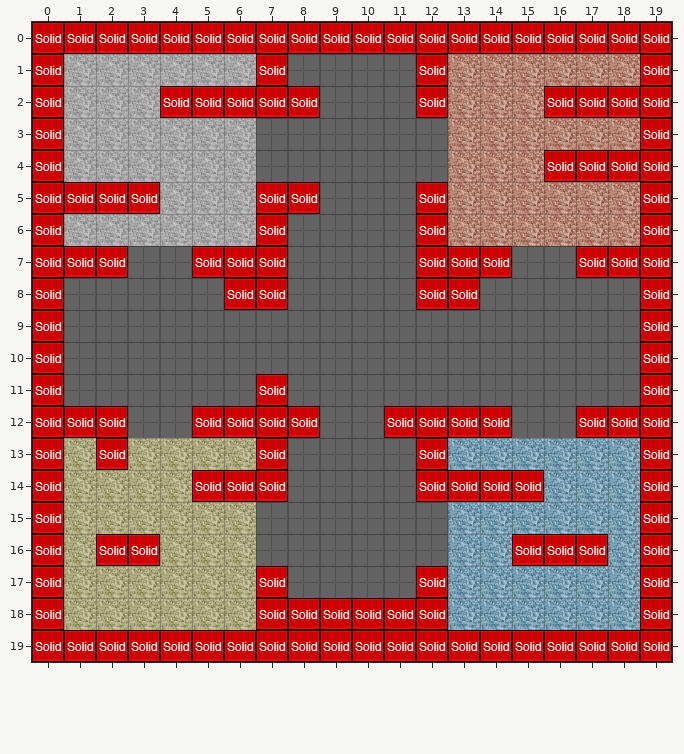
A Tiled map gets an edit: testlevel.tmx. The picture above was drawn from the file before the commit.
Cells are 32x32 px. Shown: x 0..19, y 0..19.
Now the later version:
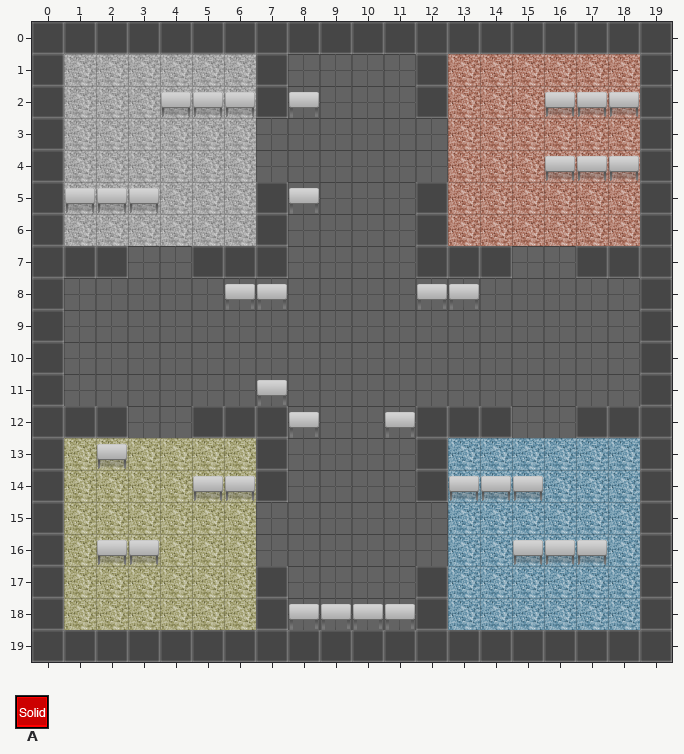
Key: from "SOLIDS": A 0 "solid".
_ is an empty cell.
The author wrote: Changed map config preference
The edit:
Layer "colliders" (now hidden):
y 0: x 0..19 AAAAAAAAAAAAAAAAAAAA -> ____________________
y 1: x 0 A -> _; x 7 A -> _; x 12 A -> _; x 19 A -> _
y 2: x 0 A -> _; x 4..8 AAAAA -> _____; x 12 A -> _; x 16..19 AAAA -> ____
y 3: x 0 A -> _; x 19 A -> _
y 4: x 0 A -> _; x 16..19 AAAA -> ____
y 5: x 0..3 AAAA -> ____; x 7..8 AA -> __; x 12 A -> _; x 19 A -> _
y 6: x 0 A -> _; x 7 A -> _; x 12 A -> _; x 19 A -> _
y 7: x 0..2 AAA -> ___; x 5..7 AAA -> ___; x 12..14 AAA -> ___; x 17..19 AAA -> ___
y 8: x 0 A -> _; x 6..7 AA -> __; x 12..13 AA -> __; x 19 A -> _
y 9..10: x 0 A -> _; x 19 A -> _
y 11: x 0 A -> _; x 7 A -> _; x 19 A -> _
y 12: x 0..2 AAA -> ___; x 5..8 AAAA -> ____; x 11..14 AAAA -> ____; x 17..19 AAA -> ___
y 13: x 0 A -> _; x 2 A -> _; x 7 A -> _; x 12 A -> _; x 19 A -> _
y 14: x 0 A -> _; x 5..7 AAA -> ___; x 12..15 AAAA -> ____; x 19 A -> _
y 15: x 0 A -> _; x 19 A -> _
y 16: x 0 A -> _; x 2..3 AA -> __; x 15..17 AAA -> ___; x 19 A -> _
y 17: x 0 A -> _; x 7 A -> _; x 12 A -> _; x 19 A -> _
y 18: x 0 A -> _; x 7..12 AAAAAA -> ______; x 19 A -> _
y 19: x 0..19 AAAAAAAAAAAAAAAAAAAA -> ____________________
Boxes around the changes in both pictures, in picture pixels (x1, y1, x2, y2):
removed: (32, 22, 672, 662)
